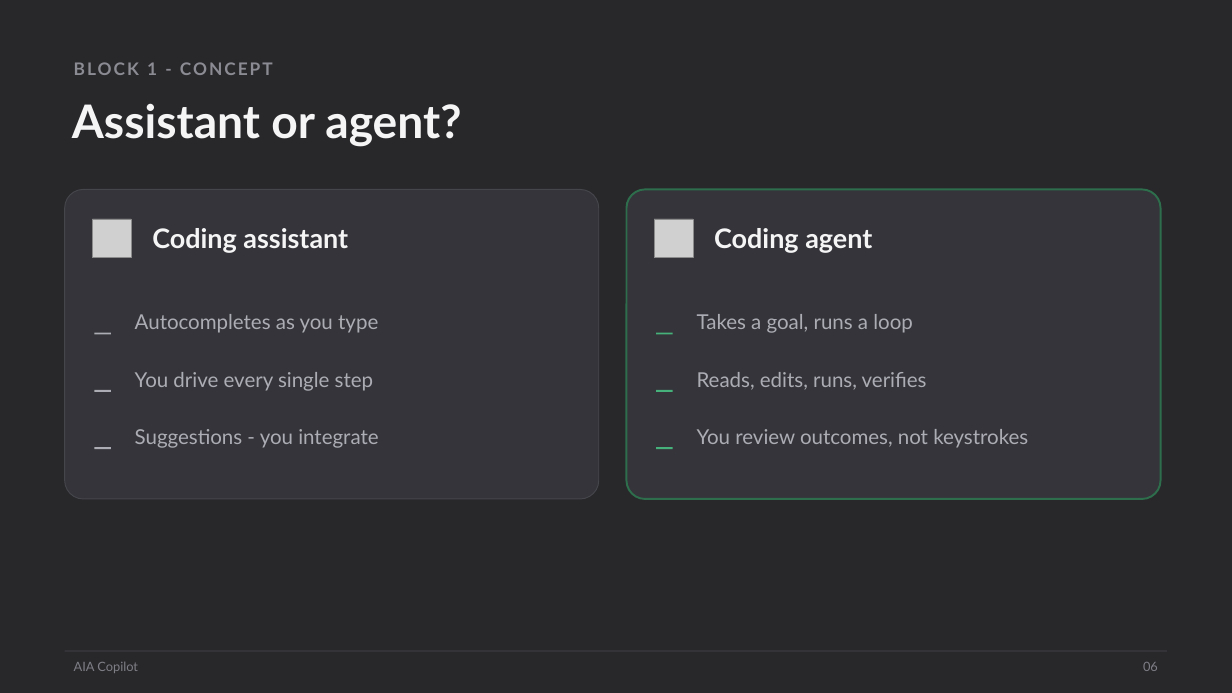
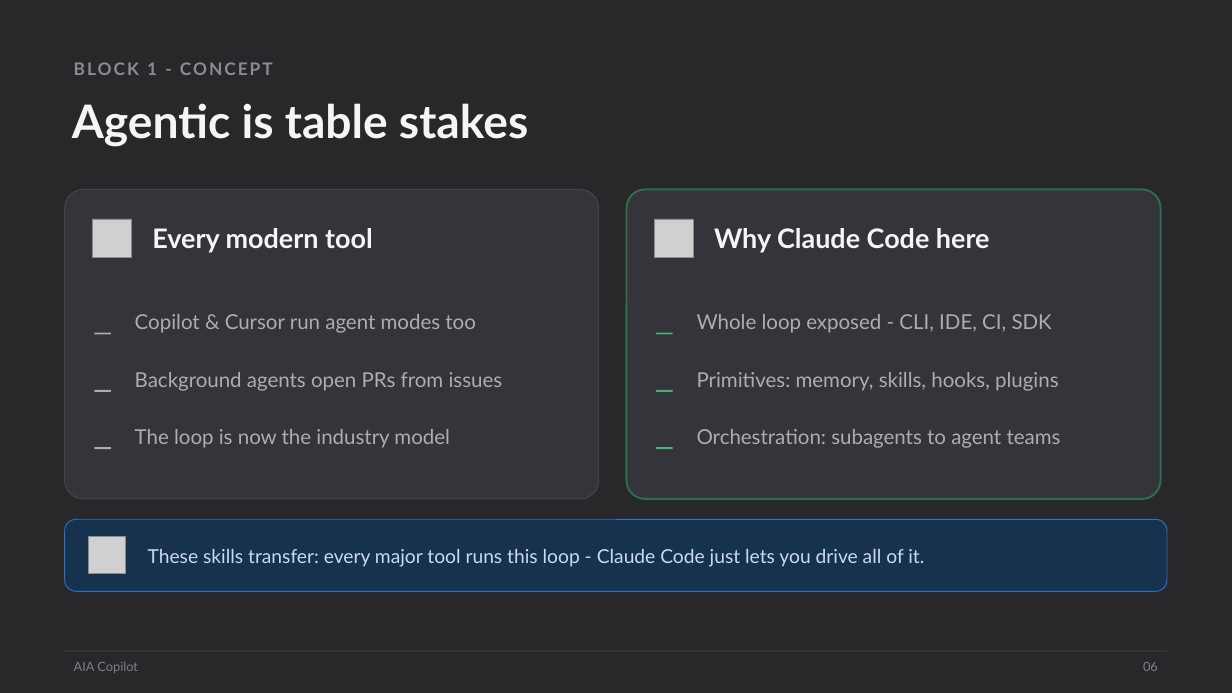
Before and after one commit to scottrhay/AIA-ClaudeCopilot, a slide deck: slide 6 of claude-code-3day/slides/Day1_Claude_Code_Fundamentals.pptx. Drawn at 1232x693 pixels with LibreOffice and Linux fonts; fonts in the diff are those of the drawing; grey boxes stand for pictures. Boxes give left, top, right and bottom in pixels: in the first picture for what was removed or moved away, otherwise in the second. Text is boxed around its words. In the diff, an @@ line names an element or a change of style, - is before the commit and + after.

Commit message:
Day 1: agentic-is-table-stakes reframe, enterprise-only access slim, WSL install clarity

```diff
--- a/claude-code-3day/slides/Day1_Claude_Code_Fundamentals.pptx
+++ b/claude-code-3day/slides/Day1_Claude_Code_Fundamentals.pptx
@@ text at bbox=[72, 103, 528, 147]: text changed @@
-Assistant or agent?
+Agentic is table stakes
@@ text at bbox=[152, 228, 373, 253]: text changed @@
-Coding assistant
+Every modern tool
@@ text at bbox=[714, 228, 990, 253]: text changed @@
-Coding agent
+Why Claude Code here
@@ text at bbox=[135, 314, 475, 333]: text changed @@
-Autocompletes as you type
+Copilot & Cursor run agent modes too
@@ text at bbox=[697, 314, 1052, 333]: text changed @@
-Takes a goal, runs a loop
+Whole loop exposed - CLI, IDE, CI, SDK
@@ text at bbox=[135, 372, 503, 391]: text changed @@
-You drive every single step
+Background agents open PRs from issues
@@ text at bbox=[697, 372, 1059, 391]: text changed @@
-Reads, edits, runs, verifies
+Primitives: memory, skills, hooks, plugins
@@ text at bbox=[135, 429, 450, 448]: text changed @@
-Suggestions - you integrate
+The loop is now the industry model
@@ text at bbox=[697, 429, 1061, 448]: text changed @@
-You review outcomes, not keystrokes
+Orchestration: subagents to agent teams
@@ rounded rectangle added at bbox=[65, 519, 1167, 592], fill #16324F, outline #2F6FBE 0.75 pt @@
@@ picture added at bbox=[89, 537, 126, 574] @@
@@ text added at bbox=[148, 549, 924, 567], 15 pt, text #CAD8F2 @@
+These skills transfer: every major tool runs this loop - Claude Code just lets you drive all of it.
```
Also in this commit, not shown: 1 other slide changed, 1 slide added, 1 slide removed.
